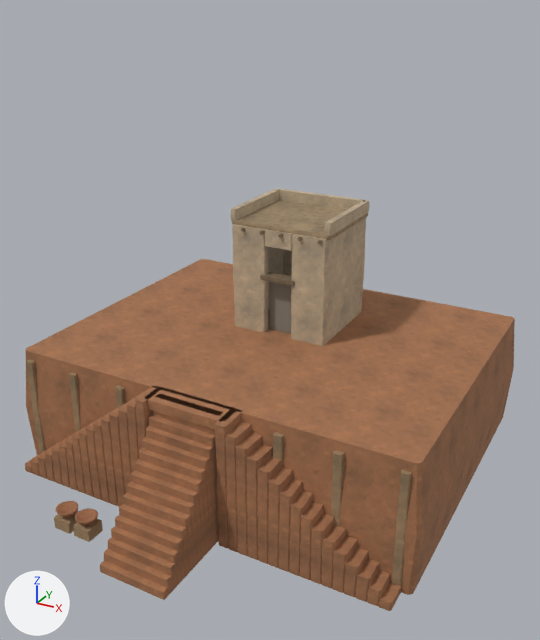
Two versions of the glTF model assets/3d/sumer-buildings/ziggurat.glb, one commit apart.
Rendered twice from a 50 mm camera at (5.65, -17.93, 11.73) aimed at (-2.49, -3.13, 4.33). Every picture has the same lights, and +X, +Y and +Z are marked at lower left. The first picture is the older version. Vertices at exactly the same position are counted once.

Objects in the first picture: 'original-ziggurat-alluvial-earth', 'original-ziggurat-game-door-shadow', 'original-ziggurat-game-fired-brick-facing', 'original-ziggurat-game-raw-brick-facing', 'original-ziggurat-warm-clay-plaster', 'original-ziggurat-worn-timber' and 1 more.
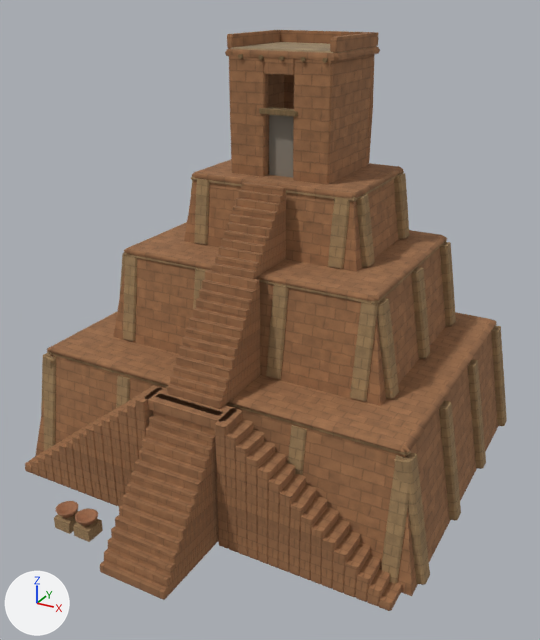
Changed parts and their boxes (x1, y1, x2, y2) in the pictures (540 x 640 px; the box of a moved part takes in the faces that stretch with it):
'original-ziggurat-game-fired-brick-facing', reshaped (65% taller)
    before: (25, 259, 515, 611)
    after: (25, 30, 498, 611)
'original-ziggurat-game-raw-brick-facing', reshaped (mostly hidden before)
    before: (26, 360, 412, 585)
    after: (41, 171, 507, 585)
'original-ziggurat-warm-clay-plaster', deleted (brown)
    before: (231, 188, 369, 346)
'original-ziggurat-alluvial-earth', moved
    before: (232, 200, 368, 240)
    after: (230, 42, 377, 53)
'original-ziggurat-game-door-shadow', moved
    before: (269, 281, 291, 334)
    after: (269, 115, 293, 178)
'original-ziggurat-worn-timber', moved
    before: (241, 227, 322, 286)
    after: (238, 54, 328, 117)
part 1 of me_mesh_0, added
    after: (212, 263, 257, 279)
part 2 of me_mesh_0, added (brown)
    after: (242, 182, 286, 261)
part 3 of me_mesh_0, added (brown)
    after: (264, 58, 295, 75)
part 4 of me_mesh_0, rebuilt
    before: (26, 259, 515, 595)
    after: (35, 332, 498, 596)
part 5 of me_mesh_0, added (brown)
    after: (47, 30, 497, 452)
part 6 of me_mesh_1, moved or reshaped (not visible afterwards)
    before: (331, 450, 344, 526)
part 7 of me_mesh_1, moved or reshaped (not visible afterwards)
    before: (69, 372, 81, 432)
part 8 of me_mesh_1, deleted (mostly hidden)
    before: (26, 360, 412, 585)
part 9 of me_mesh_1, added
    after: (41, 171, 507, 585)

Diff of the bpy script that builds the scene:
```diff
--- a/assets/3d/sumer-buildings/ziggurat.glb.py
+++ b/assets/3d/sumer-buildings/ziggurat.glb.py
@@ me_mesh_0 @@
-me_mesh_0.from_pydata(...)  # 1200 vertices, 2200 faces; spans x -8.49..2.49, y -8.41..2.66, z 0.0..3.25
+me_mesh_0.from_pydata(...)  # 2088 vertices, 3820 faces; spans x -8.4..2.4, y -8.41..2.6, z 0.0..10.8
+# me_mesh_0 part 1: the loose piece of 24 vertices spanning x -4.12..-1.88, y -6.27..-5.61, z 3.0..3.25 is copied, and the copy is scaled about its middle by (0.532, 0.254, 0.655), then moved by (0.0, 2.01, 2.66); it spans x -3.58..-2.42, y -4.01..-3.85, z 5.7..5.86
+# me_mesh_0 part 2: the loose piece of 24 vertices spanning x -3.89..-2.11, y -6.39..-6.19, z 0.0..2.84 is copied, and the copy is scaled about its middle by (0.653, 0.924, 0.633), then moved by (0.0, 3.77, 5.18); it spans x -3.59..-2.41, y -2.61..-2.43, z 5.7..7.5
+# me_mesh_0 part 3: the loose piece of 24 vertices spanning x -4.12..-1.88, y -6.27..-5.61, z 3.0..3.25 is copied, and the copy is scaled about its middle by (0.363, 0.351, 1.76), then moved by (0.0, 4.26, 7.06); it spans x -3.4..-2.59, y -1.8..-1.56, z 9.96..10.4
+# me_mesh_0 part 4: the loose piece of 24 vertices spanning x -8.49..2.49, y -5.85..2.66, z 0.0..3.25 is rebuilt with 8 vertices and now spans x -8.4..2.4, y -5.8..2.6, z 0.0..3.25
+# me_mesh_0 part 5: 832 vertices added at x -7.94..1.94, y -5.81..2.18, z 3.13..10.8
 me_mesh_0.materials.append(mat_courtyard_fired)
@@ me_mesh_1 @@
-me_mesh_1.from_pydata(...)  # 400 vertices, 728 faces; spans x -8.17..2.17, y -7.79..2.67, z 0.01..3.02
+me_mesh_1.from_pydata(...)  # 1491 vertices, 2752 faces; spans x -8.57..2.57, y -7.79..2.65, z 0.01..10.35
+# me_mesh_1 part 6: the loose piece of 24 vertices spanning x 0.49..0.71, y -5.87..-5.74, z 0.23..3.02 is scaled about its middle by (0.753, 1.3, 0.068), then moved by (-2.76, 4.11, 8.62)
+# me_mesh_1 part 7: the loose piece of 24 vertices spanning x -6.72..-6.5, y -5.86..-5.74, z 0.23..3.02 is scaled about its middle by (0.79, 1.36, 0.068), then moved by (2.75, 4.11, 8.62)
+# me_mesh_1 part 8: 13 loose pieces with 312 vertices, spanning x -8.17..2.17, y -5.86..2.67, z 0.23..3.02, are deleted
+# me_mesh_1 part 9: 1283 vertices added at x -8.57..2.57, y -5.85..2.65, z 0.02..7.43
+# other edits to the shape of me_mesh_1 do not show in these pictures
 me_mesh_1.materials.append(mat_courtyard_raw)
@@ me_mesh_3 @@
-me_mesh_3.from_pydata(...)  # 24 vertices, 44 faces; spans x -3.41..-2.59, y -1.53..-1.45, z 3.26..4.76
+me_mesh_3.from_pydata(...)  # 24 vertices, 44 faces; spans x -3.41..-2.59, y -1.53..-1.45, z 7.51..9.01
+# me_mesh_3 part 10: the whole mesh is moved by (0.0, 0.0, 4.25)
 me_mesh_3.materials.append(mat_game_door_shadow)
@@ me_mesh_4 @@
-me_mesh_4.from_pydata(...)  # 104 vertices, 184 faces; spans x -4.05..-1.75, y -1.86..0.9, z 4.79..6.12
+me_mesh_4.from_pydata(...)  # 104 vertices, 184 faces; spans x -4.05..-1.75, y -1.86..0.9, z 9.04..10.37
+# me_mesh_4 part 11: the whole mesh is moved by (0.0, 0.0, 4.25)
 me_mesh_4.materials.append(mat_courtyard_wood)
@@ me_mesh_6 @@
-me_mesh_6.from_pydata(...)  # 24 vertices, 44 faces; spans x -4.44..-1.56, y -1.77..0.81, z 6.12..6.26
+me_mesh_6.from_pydata(...)  # 24 vertices, 44 faces; spans x -4.44..-1.56, y -1.77..0.81, z 10.37..10.51
+# me_mesh_6 part 12: the whole mesh is moved by (0.0, 0.0, 4.25)
 me_mesh_6.materials.append(mat_courtyard_earth)
@@ ob_original_ziggurat_warm_clay_plaster @@
-ob_original_ziggurat_warm_clay_plaster = bpy.data.objects.new('original-ziggurat-warm-clay-plaster', me_mesh_2)
```
